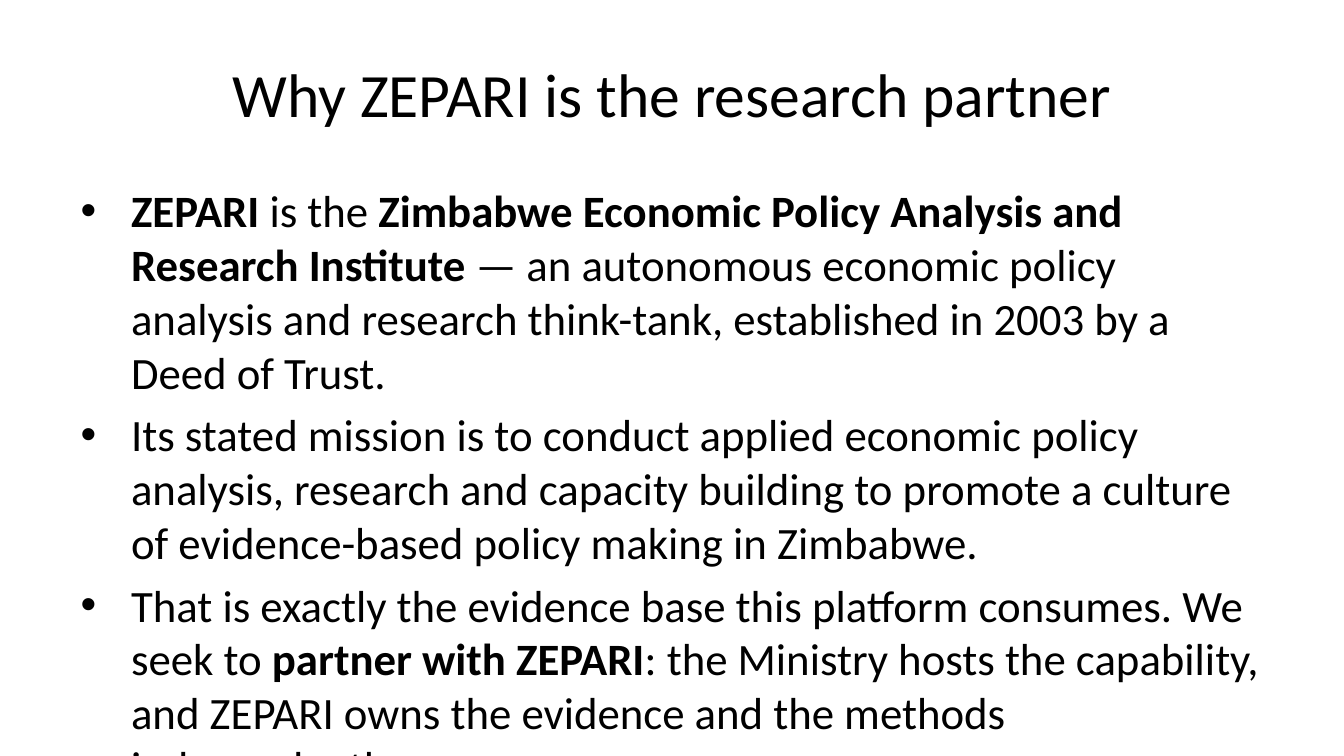
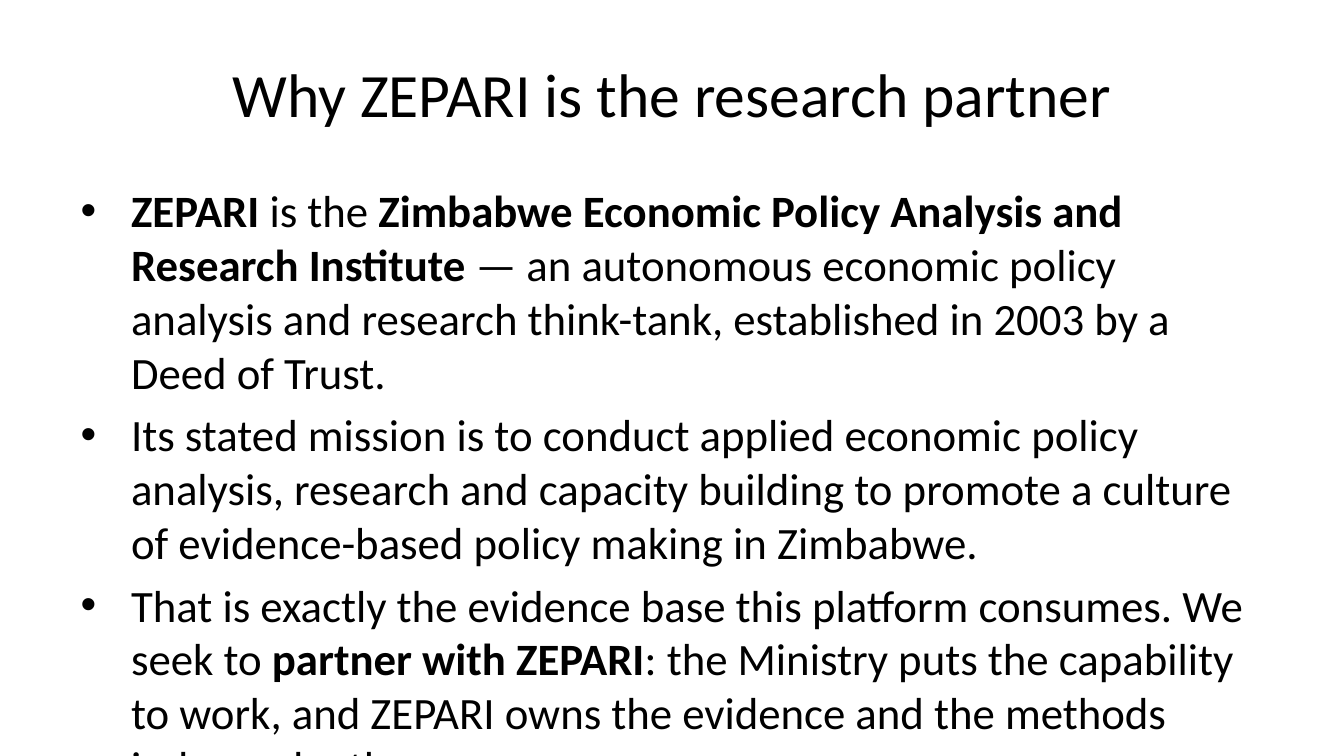
Before and after one commit to BitFlexFinTech/policy-nexus, a slide deck: slide 9 of Minister Submission/Oreida_Pitch_Deck_Minister_of_ICT.pptx. Drawn at 1344x756 pixels with LibreOffice and Linux fonts; fonts in the diff are those of the drawing. Boxes give left, top, right and bottom in pixels: in the first picture for what was removed or moved away, otherwise in the second. Text is boxed around its words. In the diff, an @@ line names an element or a change of style, - is before the commit and + after.

```diff
--- a/Minister Submission/Oreida_Pitch_Deck_Minister_of_ICT.pptx
+++ b/Minister Submission/Oreida_Pitch_Deck_Minister_of_ICT.pptx
@@ text at [131,591,1243,735]: text changed @@
-• That is exactly the evidence base this platform consumes. We seek to partner with ZEPARI: the Ministry hosts the capability, and ZEPARI owns the evidence and the methods independently.
+• That is exactly the evidence base this platform consumes. We seek to partner with ZEPARI: the Ministry puts the capability to work, and ZEPARI owns the evidence and the methods independently.
```
Also in this commit, not shown: 6 other slides changed, 2 slides added, 1 slide removed, 8 other files.
